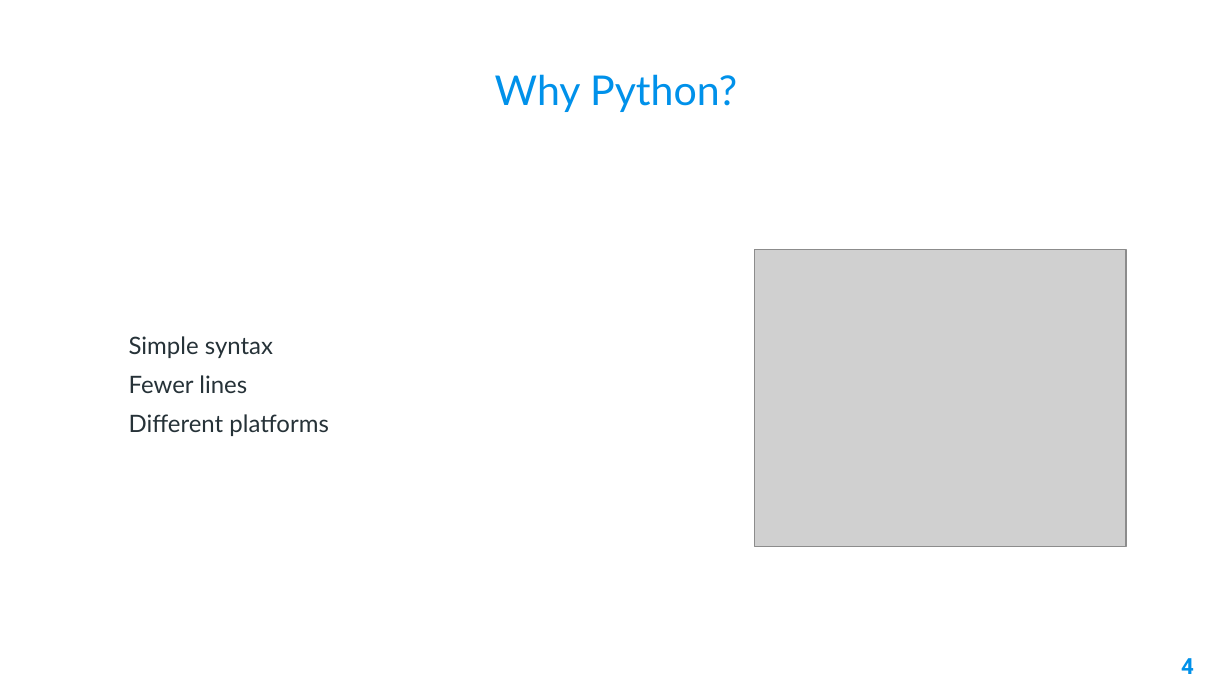
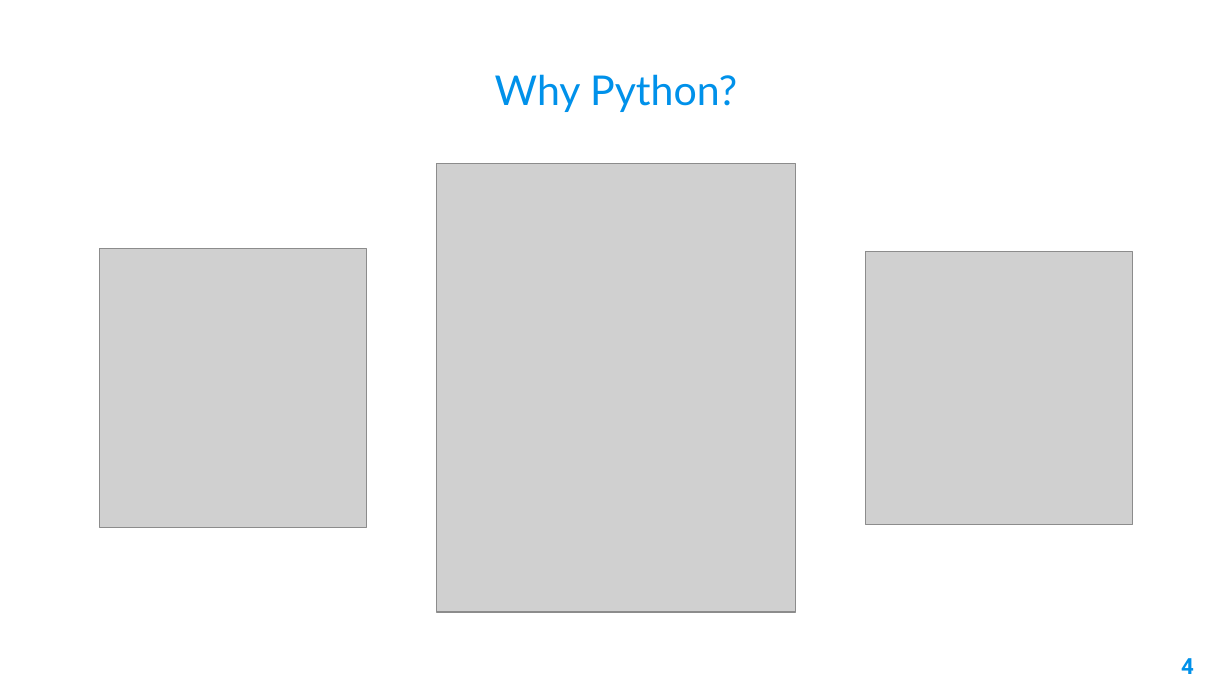
Before and after one commit to AleeRezaa/learn-python, a slide deck: slide 4 of 1 Python Basics.pptx. Drawn at 1232x693 pixels with LibreOffice and Linux fonts; fonts in the diff are those of the drawing; grey boxes stand for pictures; background and template pictures are left out. Boxes give left, top, right and bottom in pixels: in the first picture for what was removed or moved away, otherwise in the second. Text is boxed around its words. In the diff, an @@ line names an element or a change of style, - is before the commit and + after.

Commit message:
add why python to python basics

```diff
--- a/1 Python Basics.pptx
+++ b/1 Python Basics.pptx
@@ picture added at bbox=[436, 164, 795, 612] @@
@@ picture added at bbox=[100, 249, 366, 527] @@
@@ picture: place and size @@
-picture at bbox=[755, 250, 1126, 547]
+picture at bbox=[866, 251, 1132, 525]
@@ text removed at bbox=[129, 336, 328, 436] @@
-Simple syntax
-Fewer lines
-Different platforms
```
